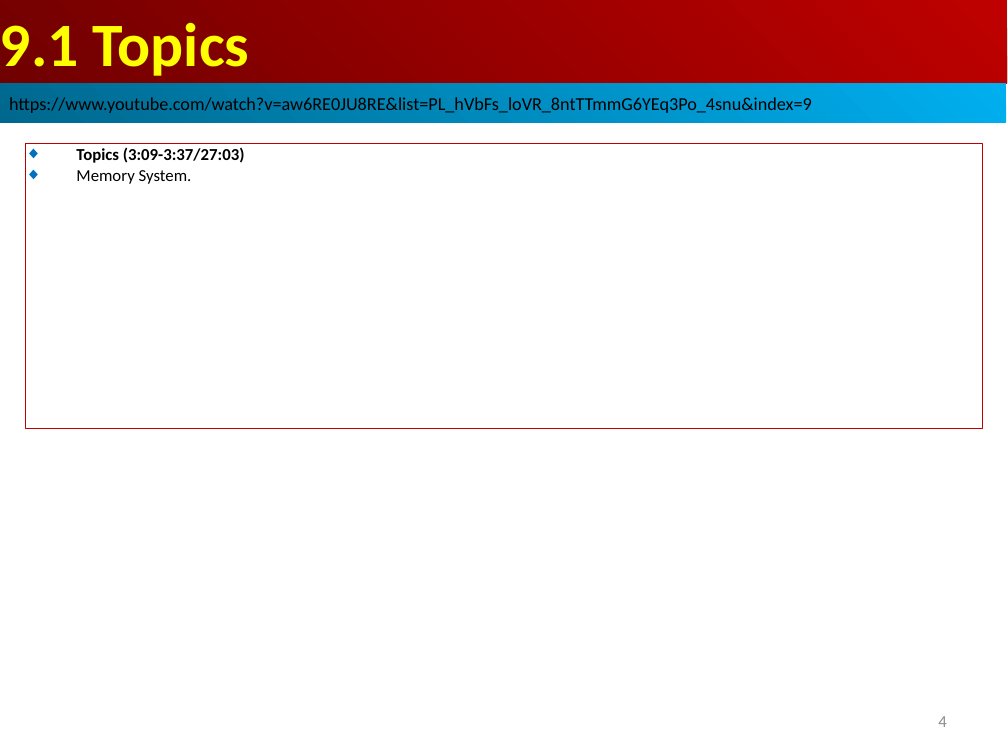
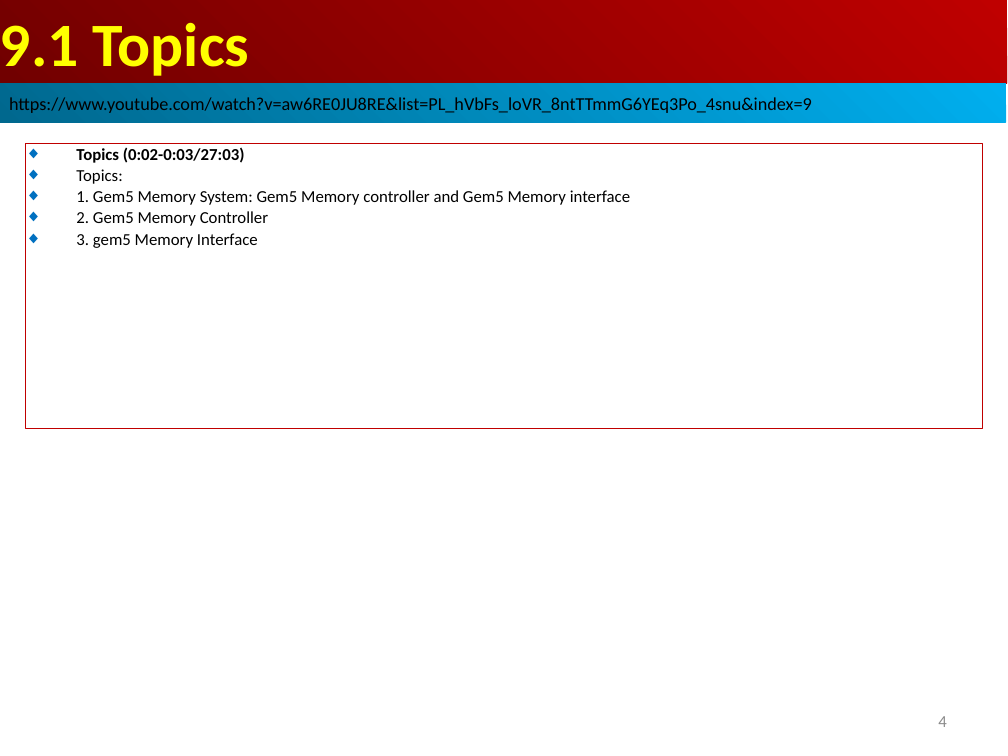
Before and after one commit to peterhchen/AIU_CS850_Gem5_McPAT, a slide deck: slide 4 of 050_Gem5/009.MemMod/000_Video/009.MemMod.ppt. Drawn at 1008x756 pixels with LibreOffice and Linux fonts; fonts in the diff are those of the drawing. Boxes give left, top, right and bottom in pixels: in the first picture for what was removed or moved away, otherwise in the second. Text is boxed around its words. In the diff, an @@ line names an element or a change of style, - is before the commit and + after.

```diff
--- a/050_Gem5/009.MemMod/000_Video/009.MemMod.ppt
+++ b/050_Gem5/009.MemMod/000_Video/009.MemMod.ppt
@@ text in rectangle at box(76, 147, 630, 248): text changed; bold off @@
-◆ Topics (3:09-3:37/27:03)
-◆ Memory System.
+◆ Topics (0:02-0:03/27:03)
+◆ Topics:
+◆ 1. Gem5 Memory System: Gem5 Memory controller and Gem5 Memory interface
+◆ 2. Gem5 Memory Controller
+◆ 3. gem5 Memory Interface
```
Also in this commit, not shown: 1 other slide changed, 4 slides added.
